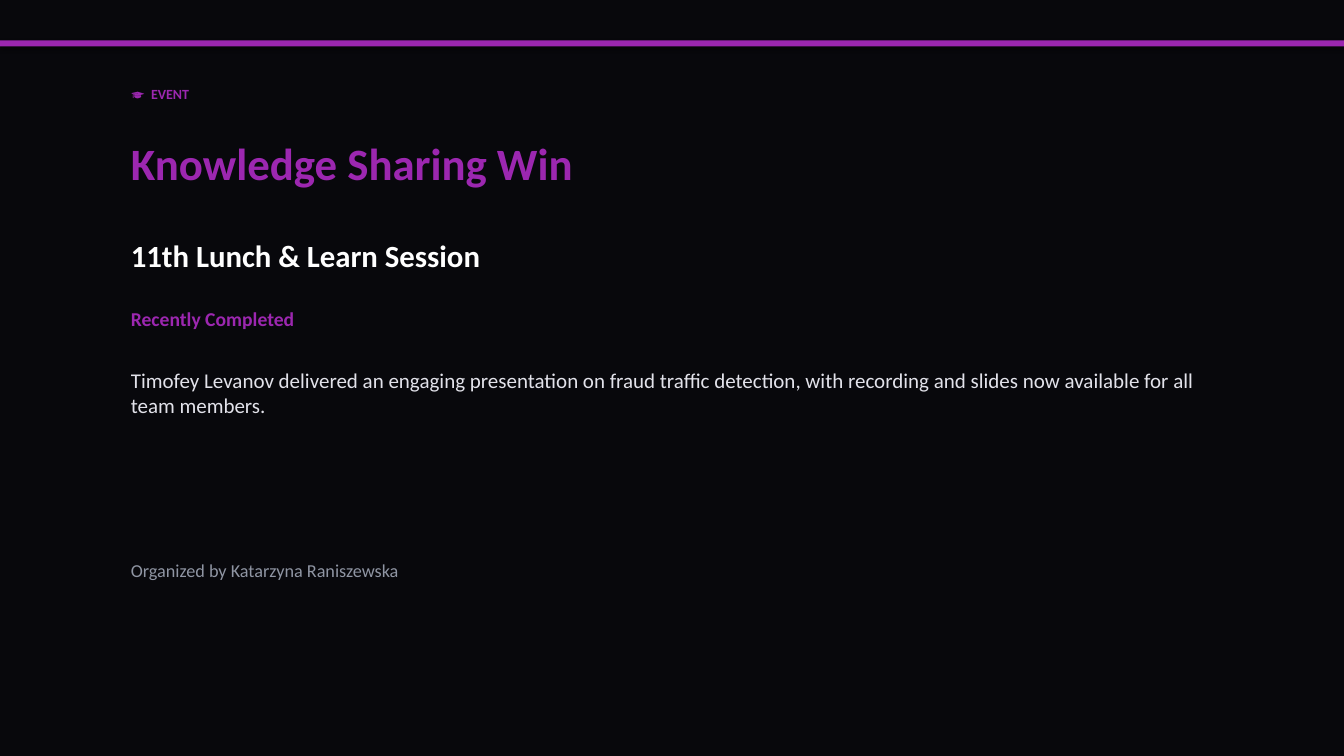
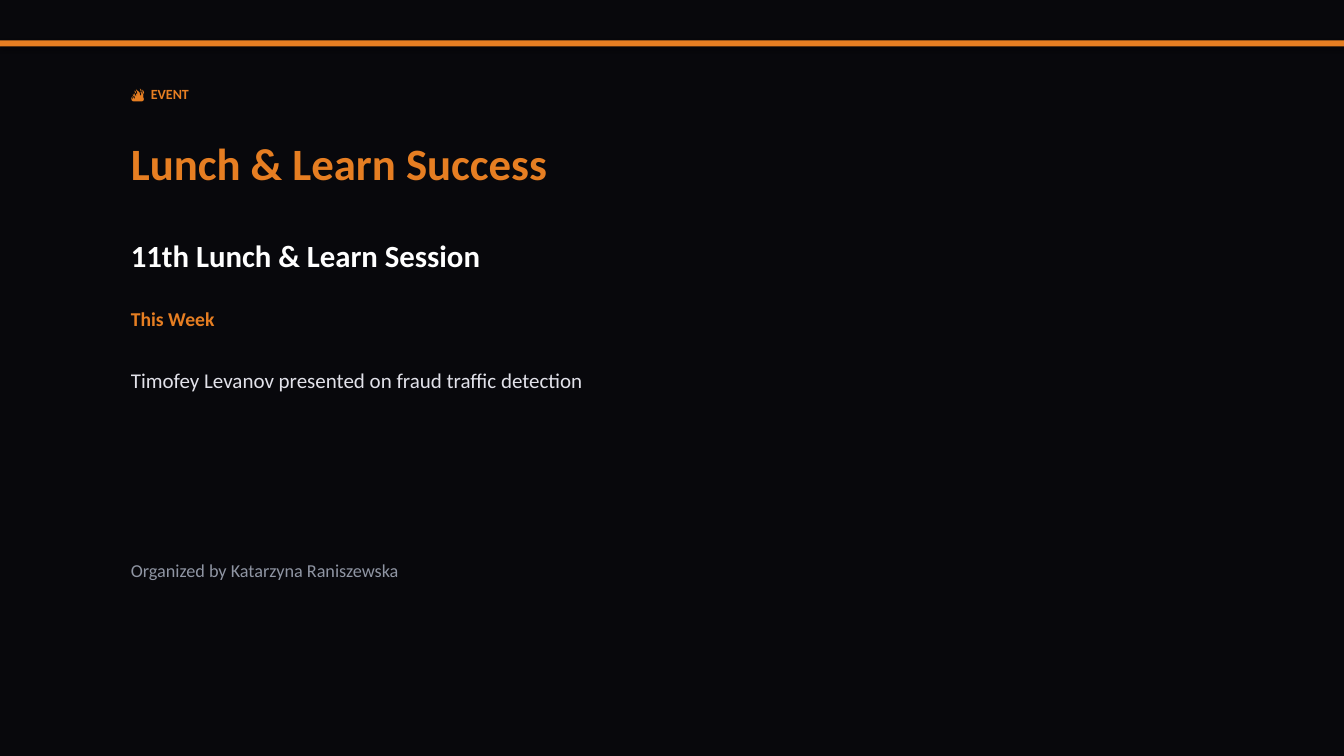
Before and after one commit to liliyagarifullina-maker/appodeal-pulse, a slide deck: slide 5 of data/archive/pulse_2026-03-12.pptx (slide 4 before the commit). Drawn at 1344x756 pixels with LibreOffice and Linux fonts; fonts in the diff are those of the drawing. Boxes give left, top, right and bottom in pixels: in the first picture for what was removed or moved away, otherwise in the second. Text is boxed around its words. In the diff, an @@ line names an element or a change of style, - is before the commit and + after.

```diff
--- a/data/archive/pulse_2026-03-12.pptx
+++ b/data/archive/pulse_2026-03-12.pptx
@@ rectangle at [0,40,1344,46]: fill #9C27B0 to #E67E22 @@
@@ text at [151,90,189,99]: text changed; text colour #9C27B0 to #E67E22 @@
-🎓 EVENT
+🔥 EVENT
@@ text at [131,148,547,181]: text changed; text colour #9C27B0 to #E67E22 @@
-Knowledge Sharing Win
+Lunch & Learn Success
@@ text at [131,312,214,326]: text changed; text colour #9C27B0 to #E67E22 @@
-Recently Completed
+This Week
@@ text at [131,373,582,392]: text changed @@
-Timofey Levanov delivered an engaging presentation on fraud traffic detection, with recording and slides now available for all team members.
+Timofey Levanov presented on fraud traffic detection
```
Also in this commit, not shown: 5 other slides changed, 12 slides added, 3 slides removed, 2 other files.
